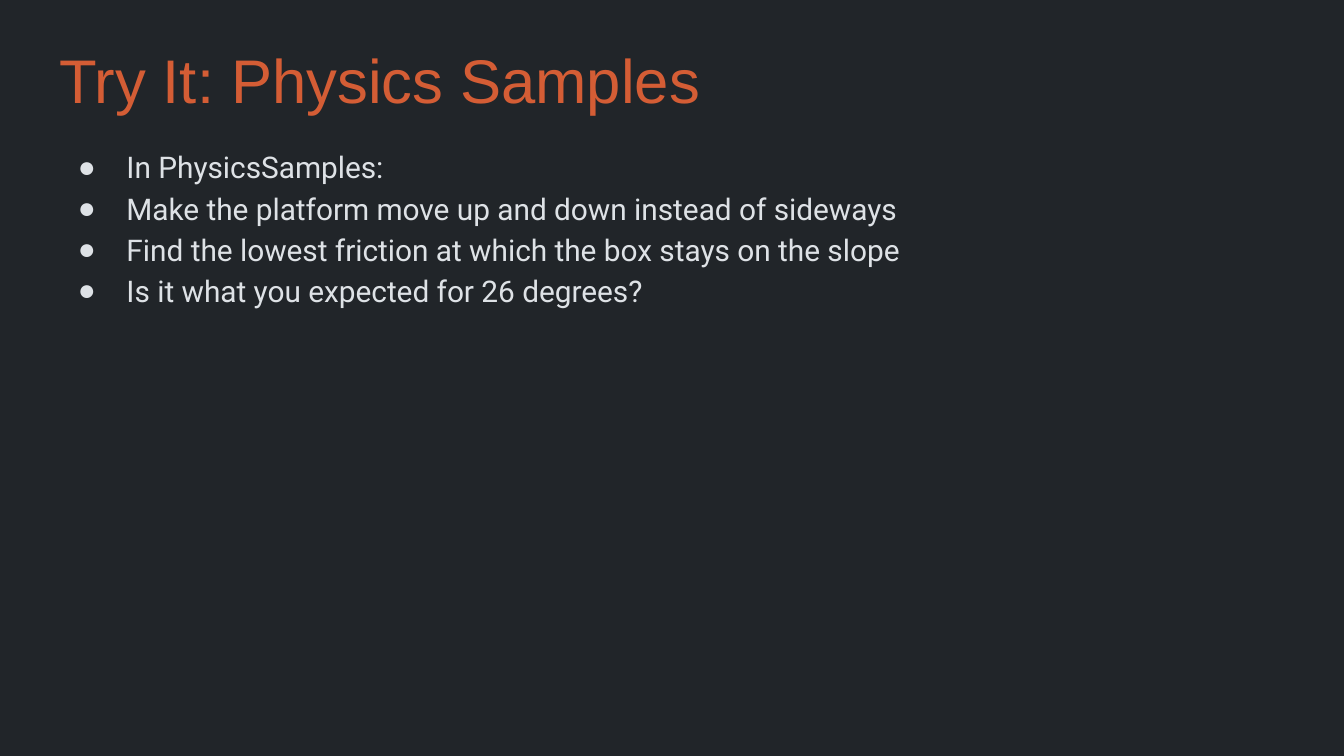
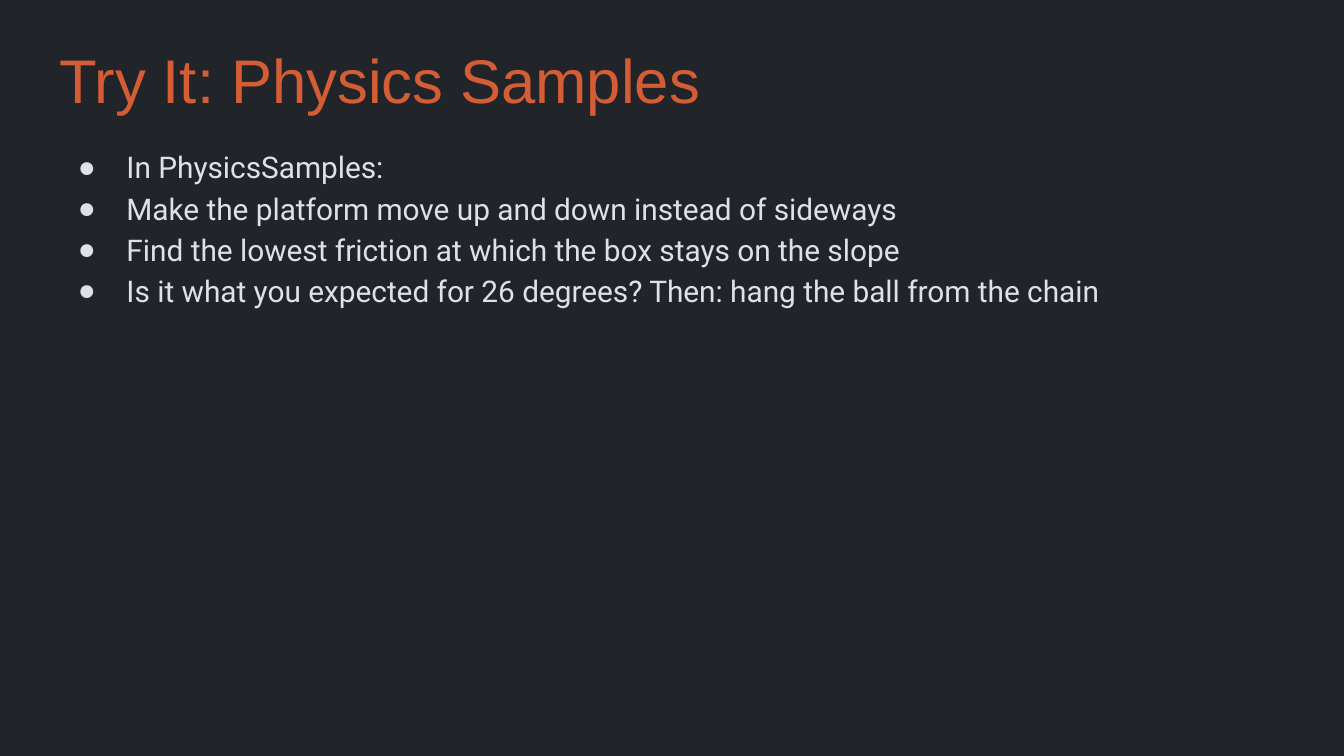
Before and after one commit to Metamate/gar, a slide deck: slide 8 of slides/07 Angry Birds.pptx. Drawn at 1344x756 pixels with LibreOffice and Linux fonts; fonts in the diff are those of the drawing. Boxes give left, top, right and bottom in pixels: in the first picture for what was removed or moved away, otherwise in the second. Text is boxed around its words. In the diff, an @@ line names an element or a change of style, - is before the commit and + after.

```diff
--- a/slides/07 Angry Birds.pptx
+++ b/slides/07 Angry Birds.pptx
@@ text at bbox=[126, 279, 1099, 309]: text changed @@
-● Is it what you expected for 26 degrees?
+● Is it what you expected for 26 degrees? Then: hang the ball from the chain
```
Also in this commit, not shown: 1 other slide changed, 2 other files.
